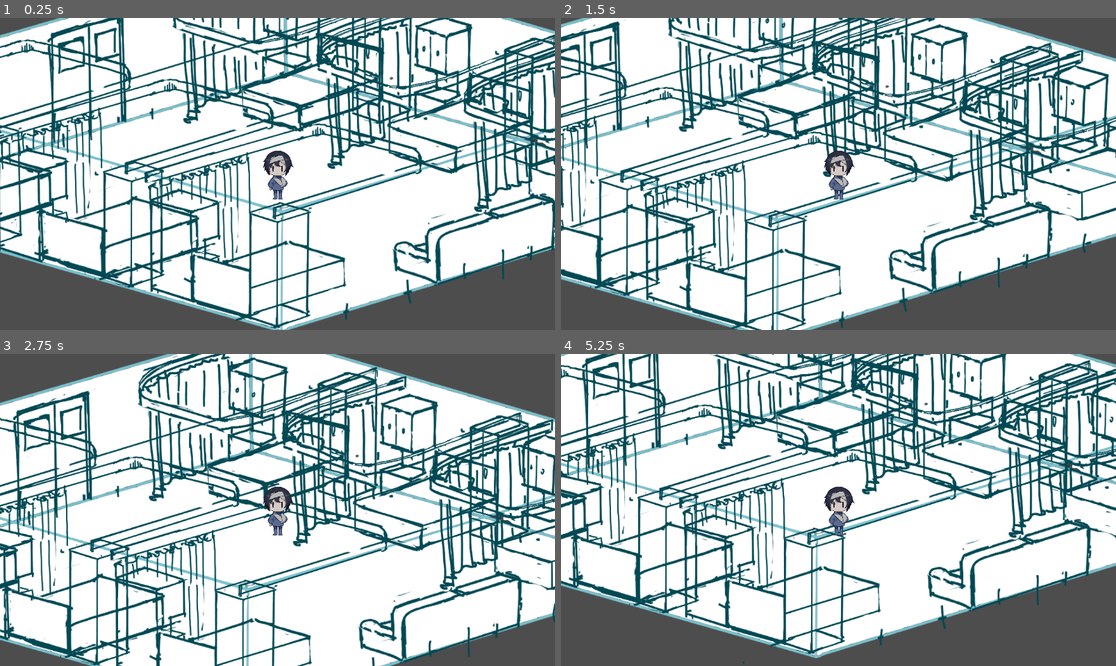
Above: before the commit, frames 1-4 (two rows, left to right).
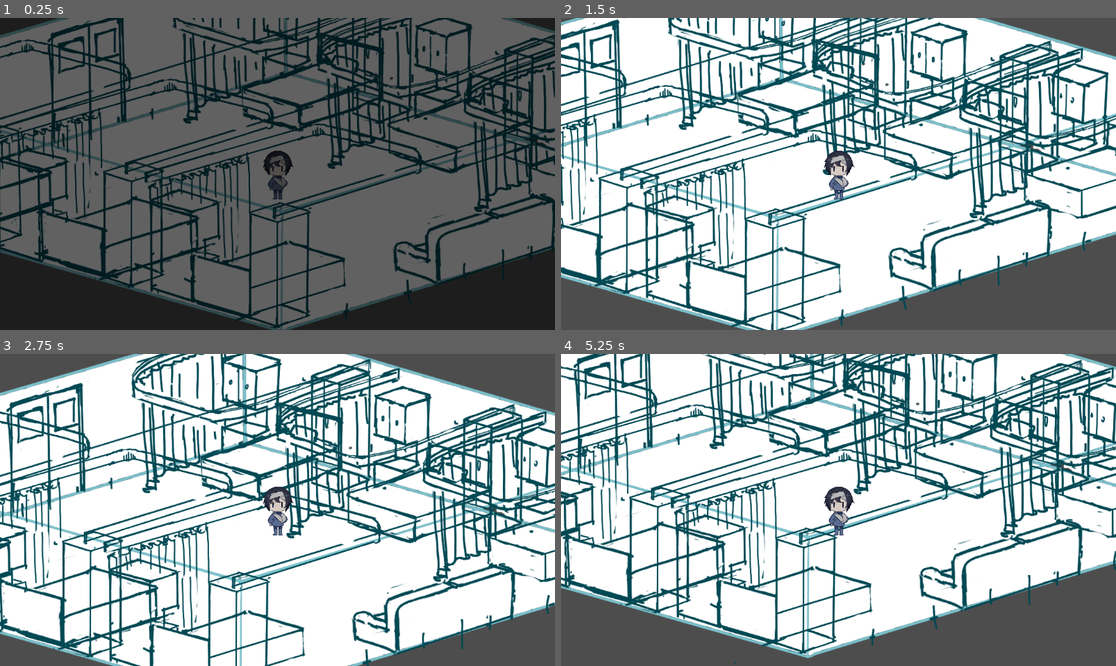
Above: after the commit, the same moments.

Repository: shamelessapes/KomaGA_Hackathon2026
Game: Godot game, scene res://tscn/byousitsu.tscn
Same seed, same stepped clock (60 frames per second), same inputs: the game is played once before the commit and once after it. The project has no main scene, so this scene is started directly.
Inputs (mouse positions are in pixels of both pictures, inside the frame that each line leads up to):
- Up to frame 1 (0.25 s): no input
- Up to frame 2 (1.5 s): move the mouse to (960, 158) at 0.52 s; click (960, 158) at 0.67 s; move the mouse to (727, 189) at 1.27 s; click (727, 189) at 1.42 s
- Up to frame 3 (2.75 s): move the mouse to (333, 441) at 2.02 s; click (333, 441) at 2.17 s
- Up to frame 4 (5.25 s): move the mouse to (810, 572) at 2.77 s; click (810, 572) at 2.92 s; move the mouse to (1005, 556) at 3.52 s; click (1005, 556) at 3.67 s; move the mouse to (672, 463) at 4.27 s; click (672, 463) at 4.42 s; move the mouse to (866, 510) at 5.02 s; click (866, 510) at 5.17 s

The runs differ from the first frame. In frame 1, 100% of the frame differs, in the area x 0-100%, y 0-100%; in frame 2, 29%; in frame 3, 46%; in frame 4, 39%.

Commit message:
汎用フェードイン・アウト関数を追加／障害物をよけて歩くように

Diff:
--- a/gd/global.gd
+++ b/gd/global.gd
@@ -1 +1,70 @@
 extends Node2D
+
+
+#＝＝＝＝＝　汎用フェードイン・アウト　＝＝＝＝＝
+# --- フェード用変数
+var fade_layer := CanvasLayer.new()
+var color_rect := ColorRect.new()
+
+func _ready():
+	# フェード用ノードの構築
+	fade_layer.layer = 100  # レイヤー順（UIより上に）
+	add_child(fade_layer)
+
+	color_rect.name = "FadeOverlay"
+	color_rect.color = Color.WHITE
+	color_rect.anchor_left = 0.0
+	color_rect.anchor_top = 0.0
+	color_rect.anchor_right = 1.0
+	color_rect.anchor_bottom = 1.0
+	color_rect.modulate.a = 0.0  # 最初は透明
+	color_rect.mouse_filter = Control.MOUSE_FILTER_IGNORE  # マウスイベント無視（クリック透過）
+	color_rect.z_index = 1  # UIより前面に来るようにする（念のため）
+	color_rect.z_as_relative = false  # グローバルなz_indexとして扱う
+	color_rect.size_flags_horizontal = Control.SIZE_FILL
+	color_rect.size_flags_vertical = Control.SIZE_FILL
+	color_rect.size = get_viewport().get_visible_rect().size
+
+	fade_layer.add_child(color_rect)
+
+	call_deferred("_resize_color_rect")
+
+func _resize_color_rect():
+	await get_tree().process_frame
+	color_rect.size = get_viewport().get_visible_rect().size
+
+# --- フェードアウトしてシーン遷移
+func change_scene_with_fade(path: String, color: Color = Color.BLACK, duration: float = 1.5) -> void:
+	color.a = 0.0  # 最初は透明から始める
+	color_rect.modulate = color
+	color_rect.show()
+	var tween = create_tween()
+	tween.tween_property(color_rect, "modulate:a", 1.0, duration) \
+		.set_trans(Tween.TRANS_SINE).set_ease(Tween.EASE_IN)
+	await tween.finished
+	get_tree().change_scene_to_file(path)
+
+
+# --- フェードイン（画面表示開始時用）
+func fade_in(color: Color = Color.WHITE, _duration: float = 1.0) -> void:
+	color.a = 1.0
+	color_rect.modulate = color
+	color_rect.show()
+	var tween = create_tween()
+	tween.tween_property(color_rect, "modulate:a", 0.0, _duration) \
+		.set_trans(Tween.TRANS_SINE).set_ease(Tween.EASE_OUT)
+	await tween.finished
+	color_rect.hide()
+
+# --- フェードアウト（画面を暗くする）
+func fade_out(color: Color = Color.BLACK, _duration: float = 1.0) -> void:
+	color.a = 0.0  # 最初は透明な状態で開始
+	color_rect.modulate = color
+	color_rect.show()
+	var tween = create_tween()
+	tween.tween_property(color_rect, "modulate:a", 1.0, _duration) \
+		.set_trans(Tween.TRANS_SINE).set_ease(Tween.EASE_IN)
+	await tween.finished
+	# フェードアウト後はあえて表示を残す（シーン遷移などの直前用）
+
+#＝＝＝＝＝＝＝＝＝＝＝＝＝＝＝＝＝＝＝＝
--- a/gd/player.gd
+++ b/gd/player.gd
@@ -14,6 +14,8 @@
 	agent.path_desired_distance = 4.0
 	agent.target_desired_distance = 8.0
 
+
+#　ーーーーー　マウスで移動　ーーーーー
 func _unhandled_input(event):
 	if event is InputEventMouseButton:
 		if event.button_index == MOUSE_BUTTON_LEFT and event.pressed:
@@ -21,6 +23,7 @@
 			agent.target_position = target_position
 			is_moving = true
 
+#　ーーーーー　移動について　ーーーーー
 func _physics_process(_delta):
 
 	if not is_moving:
@@ -47,7 +50,7 @@
 	move_and_slide()
 
 
-
+#　ーーーーー　アニメーション制御　ーーーーー
 func update_animation(direction: Vector2):
 
 	if abs(direction.x) > abs(direction.y):
@@ -69,5 +72,6 @@
 				sprite.play("back")
 
 
+#　ーーーーー　停止時のアニメーション制御　ーーーーー
 func update_idle_animation():
 	sprite.stop()
--- /dev/null
+++ b/tscn/byousitsu.gd
@@ -0,0 +1,6 @@
+extends Node2D
+
+
+#＝＝＝＝＝　フェードインのテスト　＝＝＝＝＝
+func _ready() -> void:
+	Global.fade_in(Color.BLACK)
--- a/tscn/byousitsu.tscn
+++ b/tscn/byousitsu.tscn
@@ -1,15 +1,14 @@
-[gd_scene load_steps=11 format=3 uid="uid://ysfb2agjf0a3"]
+[gd_scene load_steps=10 format=3 uid="uid://ysfb2agjf0a3"]
 
+[ext_resource type="Script" uid="uid://0nsfgvdjyh25" path="res://tscn/byousitsu.gd" id="1_fd7ky"]
 [ext_resource type="Texture2D" uid="uid://byk1bgkla1nj8" path="res://image/3.png" id="1_t0s2g"]
 [ext_resource type="PackedScene" uid="uid://bpul3kar1uylb" path="res://tscn/player.tscn" id="2_t0s2g"]
 [ext_resource type="Script" uid="uid://dnt4r8raaprhd" path="res://tscn/camera_2d.gd" id="3_iisva"]
 
 [sub_resource type="NavigationPolygon" id="NavigationPolygon_iisva"]
-vertices = PackedVector2Array(644.633, 85.4219, 19.7422, 277.563, -600.789, 97.5781, 18.0313, -95.1484)
-polygons = Array[PackedInt32Array]([PackedInt32Array(0, 1, 2, 3)])
-outlines = Array[PackedVector2Array]([PackedVector2Array(-642.56, 103.68, 17.92, -105.6, 679.68, 85.12, 19.84, 288)])
-
-[sub_resource type="PhysicsMaterial" id="PhysicsMaterial_t0s2g"]
+vertices = PackedVector2Array(-258.688, 36.2031, -277.578, 31.5234, -41.6094, -41.0703, -40.4609, -7.02344, 511.391, 80.7188, 553.742, 93.3906, 363.969, 149.609, 403.852, 116.781, -263.477, 111.75, -280.563, 107.094, -254.477, 96.8672, -179.227, 80.8828, 61.0078, 239.383, 53.2969, 236.531, 119.203, 216.867, 187.594, 201.867, 147.82, 184.32, 108.422, 165.641, 148.359, 170.719, 338.281, 94.9297, 305.68, 115.758, -84.3203, 115.133, 42.2031, 15.6484, 28.1094, 140.547, 245.227, 71.4531, 312.82, 45.9375, 337.633, 56.0391, 156.141, 39.8438, 110.227, -11.6797, 154.203, 4.53906, -54.3438, 167.18, -83.0078, 153.57)
+polygons = Array[PackedInt32Array]([PackedInt32Array(0, 1, 2, 3), PackedInt32Array(4, 5, 6, 7), PackedInt32Array(8, 9, 10, 11), PackedInt32Array(12, 13, 14, 15), PackedInt32Array(16, 15, 14), PackedInt32Array(16, 14, 17, 18), PackedInt32Array(19, 7, 6, 20), PackedInt32Array(11, 10, 0, 3), PackedInt32Array(21, 11, 3, 22, 23), PackedInt32Array(24, 25, 26, 19, 20, 18), PackedInt32Array(27, 24, 18, 17, 23), PackedInt32Array(28, 29, 27, 23, 22), PackedInt32Array(21, 23, 30, 31)])
+outlines = Array[PackedVector2Array]([PackedVector2Array(-560.64, 108.16, 30.08, -73.6, 572.16, 88.32, 18.56, 262.4), PackedVector2Array(-5.75998, -65.92, -32, -52.48, -30.72, -14.72, 41.6, 5.12001, 110.08, -22.4, 163.84, -2.56, 165.76, 32.64, 245.12, 60.8, 312.96, 35.2, 347.52, 49.28, 348.16, 87.68, 403.84, 106.24, 518.4, 67.84, 28.8, -73.6), PackedVector2Array(158.08, 177.92, 229.12, 209.28, 371.84, 165.76, 304.64, 126.72), PackedVector2Array(-559.36, 103.68, 10.24, 265.6, 56.32, 248.32, 21.76, 235.52, 107.52, 209.92, 99.84, 173.44, 28.16, 151.04, -55.04, 177.92, -92.8, 160, -94.08, 122.24, -179.2, 91.52, -263.04, 122.24, -312.32, 108.8, -264.96, 90.24, -268.16, 44.16, -325.12, 30.08)])
 
 [sub_resource type="CapsuleShape2D" id="CapsuleShape2D_iisva"]
 radius = 28.4312
@@ -26,12 +25,10 @@
 radius = 18.0449
 height = 166.497
 
-[sub_resource type="CapsuleShape2D" id="CapsuleShape2D_2rvdw"]
-height = 136.0
-
 [node name="Node2D" type="Node2D"]
 position = Vector2(576, 324)
 scale = Vector2(1.25, 1.25)
+script = ExtResource("1_fd7ky")
 metadata/_edit_lock_ = true
 
 [node name="background" type="Sprite2D" parent="."]
@@ -53,177 +50,99 @@
 metadata/_edit_lock_ = true
 
 [node name="beds" type="Node2D" parent="."]
-scale = Vector2(1, 1)
 metadata/_edit_lock_ = true
 
-[node name="bed1" type="StaticBody2D" parent="beds" groups=["hide_point"]]
+[node name="bed1" type="Sprite2D" parent="beds" groups=["hide_point"]]
 position = Vector2(56, -64.8)
-physics_material_override = SubResource("PhysicsMaterial_t0s2g")
-metadata/_edit_lock_ = true
 
 [node name="CollisionShape2D" type="CollisionShape2D" parent="beds/bed1"]
+position = Vector2(0, 1.52588e-05)
 rotation = 1.22173
-scale = Vector2(1, 1)
 shape = SubResource("CapsuleShape2D_iisva")
 metadata/_edit_lock_ = true
 
-[node name="Sprite2D" type="Sprite2D" parent="beds/bed1"]
-
-[node name="bed2" type="StaticBody2D" parent="beds" groups=["hide_point"]]
-position = Vector2(311.2, -3.99998)
-physics_material_override = SubResource("PhysicsMaterial_t0s2g")
-metadata/_edit_lock_ = true
+[node name="bed2" type="Sprite2D" parent="beds" groups=["hide_point"]]
+position = Vector2(311.2, -3.99997)
 
 [node name="CollisionShape2D" type="CollisionShape2D" parent="beds/bed2"]
 rotation = 1.22173
-scale = Vector2(1, 1)
 shape = SubResource("CapsuleShape2D_iisva")
 metadata/_edit_lock_ = true
 
-[node name="Sprite2D" type="Sprite2D" parent="beds/bed2"]
-
-[node name="bed3" type="StaticBody2D" parent="beds" groups=["hide_point"]]
+[node name="bed3" type="Sprite2D" parent="beds" groups=["hide_point"]]
 position = Vector2(543.2, 68)
-physics_material_override = SubResource("PhysicsMaterial_t0s2g")
-metadata/_edit_lock_ = true
 
 [node name="CollisionShape2D" type="CollisionShape2D" parent="beds/bed3"]
 rotation = 1.22173
-scale = Vector2(1, 1)
 shape = SubResource("CapsuleShape2D_iisva")
 metadata/_edit_lock_ = true
 
-[node name="Sprite2D" type="Sprite2D" parent="beds/bed3"]
-
-[node name="bed4" type="StaticBody2D" parent="beds" groups=["hide_point"]]
+[node name="bed4" type="Sprite2D" parent="beds" groups=["hide_point"]]
 position = Vector2(-572, 114.4)
-physics_material_override = SubResource("PhysicsMaterial_t0s2g")
-metadata/_edit_lock_ = true
-
-[node name="Sprite2D" type="Sprite2D" parent="beds/bed4"]
 
 [node name="CollisionShape2D" type="CollisionShape2D" parent="beds/bed4"]
 shape = SubResource("CircleShape2D_iisva")
 metadata/_edit_lock_ = true
 
-[node name="bed5" type="StaticBody2D" parent="beds" groups=["hide_point"]]
+[node name="bed5" type="Sprite2D" parent="beds" groups=["hide_point"]]
 position = Vector2(-333.6, 180.8)
-physics_material_override = SubResource("PhysicsMaterial_t0s2g")
-metadata/_edit_lock_ = true
-
-[node name="Sprite2D" type="Sprite2D" parent="beds/bed5"]
 
 [node name="CollisionShape2D" type="CollisionShape2D" parent="beds/bed5"]
 shape = SubResource("CircleShape2D_iisva")
 metadata/_edit_lock_ = true
 
-[node name="bed6" type="StaticBody2D" parent="beds" groups=["hide_point"]]
-position = Vector2(-91.2, 248.8)
-physics_material_override = SubResource("PhysicsMaterial_t0s2g")
-metadata/_edit_lock_ = true
-
-[node name="Sprite2D" type="Sprite2D" parent="beds/bed6"]
+[node name="bed6" type="Sprite2D" parent="beds" groups=["hide_point"]]
+position = Vector2(-91.2001, 248.8)
 
 [node name="CollisionShape2D" type="CollisionShape2D" parent="beds/bed6"]
+position = Vector2(3.05176e-05, 0)
 shape = SubResource("CircleShape2D_iisva")
 metadata/_edit_lock_ = true
 
 [node name="closets" type="Node2D" parent="."]
-scale = Vector2(1, 1)
 metadata/_edit_lock_ = true
 
-[node name="closet1" type="StaticBody2D" parent="closets" groups=["hide_point"]]
+[node name="closet1" type="Sprite2D" parent="closets" groups=["hide_point"]]
 position = Vector2(170.4, -114.4)
-physics_material_override = SubResource("PhysicsMaterial_t0s2g")
-metadata/_edit_lock_ = true
-
-[node name="Sprite2D" type="Sprite2D" parent="closets/closet1"]
 
 [node name="CollisionShape2D" type="CollisionShape2D" parent="closets/closet1"]
+position = Vector2(6.10352e-05, 0)
 shape = SubResource("CapsuleShape2D_rrgwt")
 metadata/_edit_lock_ = true
 
-[node name="closet2" type="StaticBody2D" parent="closets" groups=["hide_point"]]
+[node name="closet2" type="Sprite2D" parent="closets" groups=["hide_point"]]
 position = Vector2(423.2, -41.6)
-physics_material_override = SubResource("PhysicsMaterial_t0s2g")
-metadata/_edit_lock_ = true
-
-[node name="Sprite2D" type="Sprite2D" parent="closets/closet2"]
 
 [node name="CollisionShape2D" type="CollisionShape2D" parent="closets/closet2"]
 shape = SubResource("CapsuleShape2D_rrgwt")
 metadata/_edit_lock_ = true
 
-[node name="closet3" type="StaticBody2D" parent="closets" groups=["hide_point"]]
+[node name="closet3" type="Sprite2D" parent="closets" groups=["hide_point"]]
 position = Vector2(-484, 92.8)
-physics_material_override = SubResource("PhysicsMaterial_t0s2g")
-metadata/_edit_lock_ = true
-
-[node name="Sprite2D" type="Sprite2D" parent="closets/closet3"]
 
 [node name="CollisionShape2D" type="CollisionShape2D" parent="closets/closet3"]
 shape = SubResource("CapsuleShape2D_rrgwt")
 metadata/_edit_lock_ = true
 
-[node name="closet4" type="StaticBody2D" parent="closets" groups=["hide_point"]]
+[node name="closet4" type="Sprite2D" parent="closets" groups=["hide_point"]]
 position = Vector2(-238.4, 156)
-physics_material_override = SubResource("PhysicsMaterial_t0s2g")
-metadata/_edit_lock_ = true
-
-[node name="Sprite2D" type="Sprite2D" parent="closets/closet4"]
 
 [node name="CollisionShape2D" type="CollisionShape2D" parent="closets/closet4"]
 shape = SubResource("CapsuleShape2D_rrgwt")
 metadata/_edit_lock_ = true
 
-[node name="closet5" type="StaticBody2D" parent="closets" groups=["hide_point"]]
+[node name="closet5" type="Sprite2D" parent="closets" groups=["hide_point"]]
 position = Vector2(4, 222.4)
-physics_material_override = SubResource("PhysicsMaterial_t0s2g")
-metadata/_edit_lock_ = true
-
-[node name="Sprite2D" type="Sprite2D" parent="closets/closet5"]
 
 [node name="CollisionShape2D" type="CollisionShape2D" parent="closets/closet5"]
 shape = SubResource("CapsuleShape2D_rrgwt")
 metadata/_edit_lock_ = true
 
-[node name="sofa" type="StaticBody2D" parent="." groups=["hide_point"]]
+[node name="sofa" type="Sprite2D" parent="." groups=["hide_point"]]
 position = Vector2(334.4, 190.4)
-scale = Vector2(1, 1)
-physics_material_override = SubResource("PhysicsMaterial_t0s2g")
-metadata/_edit_lock_ = true
-
-[node name="Sprite2D" type="Sprite2D" parent="sofa"]
 
 [node name="CollisionShape2D" type="CollisionShape2D" parent="sofa"]
+position = Vector2(-6.10352e-05, 0)
 rotation = -1.91986
 shape = SubResource("CapsuleShape2D_fd7ky")
 metadata/_edit_lock_ = true
-
-[node name="obstacle" type="StaticBody2D" parent="."]
-metadata/_edit_lock_ = true
-
-[node name="obstacle1" type="CollisionShape2D" parent="obstacle"]
-position = Vector2(16.8, -168.8)
-shape = SubResource("CapsuleShape2D_2rvdw")
-metadata/_edit_lock_ = true
-
-[node name="obstacle2" type="CollisionShape2D" parent="obstacle"]
-position = Vector2(270.4, -116)
-shape = SubResource("CapsuleShape2D_2rvdw")
-
-[node name="obstacle3" type="CollisionShape2D" parent="obstacle"]
-position = Vector2(504, -44)
-shape = SubResource("CapsuleShape2D_2rvdw")
-
-[node name="obstacle4" type="CollisionShape2D" parent="obstacle"]
-position = Vector2(-596, 49.6)
-shape = SubResource("CapsuleShape2D_2rvdw")
-
-[node name="obstacle5" type="CollisionShape2D" parent="obstacle"]
-position = Vector2(-362.4, 110.4)
-shape = SubResource("CapsuleShape2D_2rvdw")
-
-[node name="obstacle6" type="CollisionShape2D" parent="obstacle"]
-position = Vector2(-110.4, 185.6)
-shape = SubResource("CapsuleShape2D_2rvdw")
--- a/tscn/camera_2d.gd
+++ b/tscn/camera_2d.gd
@@ -2,5 +2,6 @@
 
 @onready var player = $"../player"
 
+# ＝＝＝＝＝　カメラ追尾　＝＝＝＝＝
 func _process(delta):
 	global_position = player.global_position
--- a/tscn/player.tscn
+++ b/tscn/player.tscn
@@ -39,7 +39,7 @@
 }]
 
 [sub_resource type="CircleShape2D" id="CircleShape2D_7omxl"]
-radius = 55.7853
+radius = 16.4924
 
 [node name="player" type="CharacterBody2D" groups=["player"]]
 position = Vector2(576, 324)
@@ -52,6 +52,7 @@
 animation = &"right"
 
 [node name="CollisionShape2D" type="CollisionShape2D" parent="."]
+position = Vector2(2, 64)
 shape = SubResource("CircleShape2D_7omxl")
 
 [node name="NavigationAgent2D" type="NavigationAgent2D" parent="."]
Not shown, added: tscn/byousitsu.gd.uid
